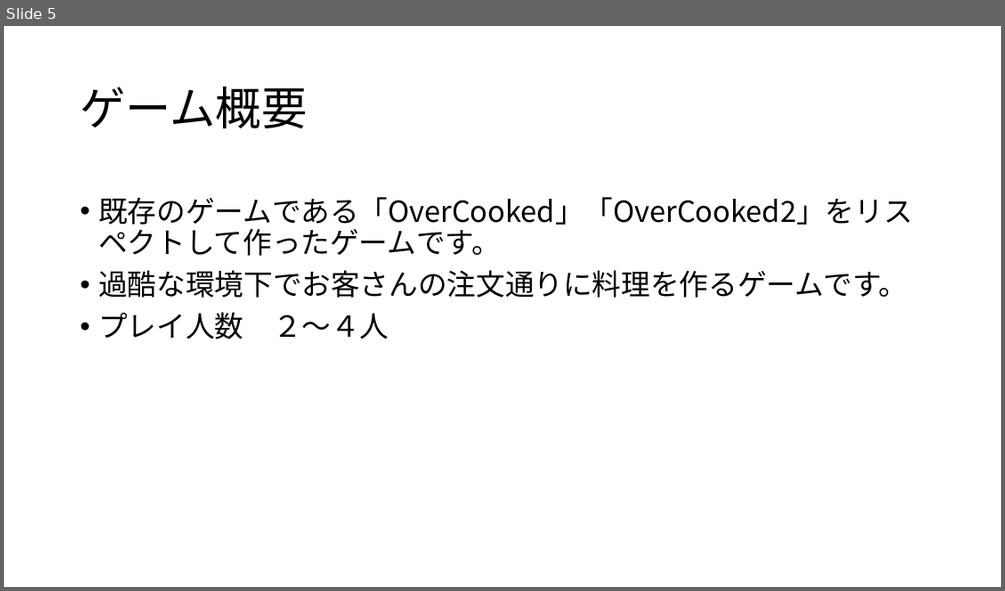
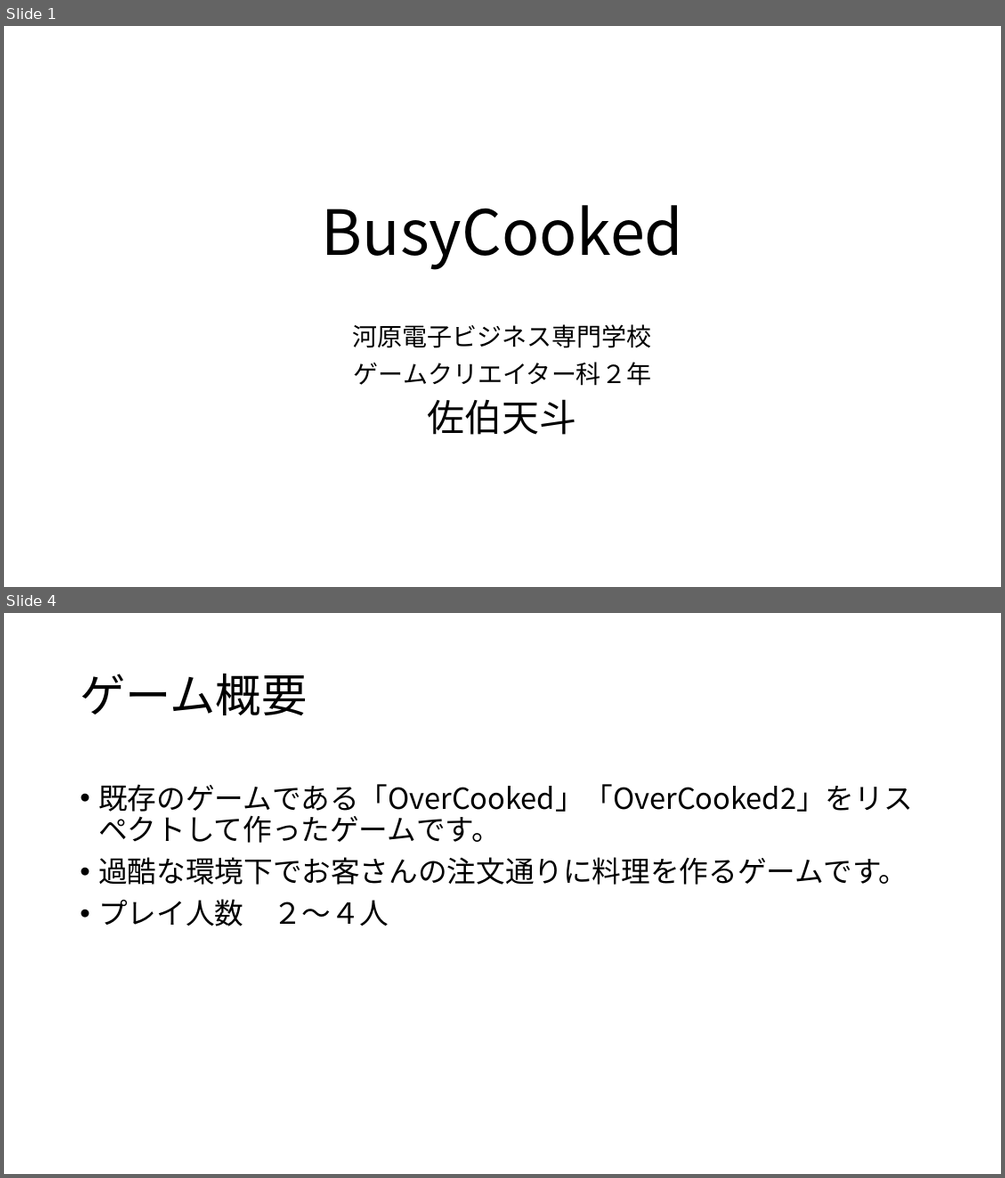
Before and after one commit to kyotento/KyotEngine, a slide deck: ポートフォリオ(仮).pptx. Shown one above the other, each under a label of ours: slide 5 before the commit, slides 1 and 4 after it; the slides between them are not shown. The pictures are 1005x591 and 1005x1178 pixels, drawn with LibreOffice and Linux fonts; fonts in the diff are those of the drawing. Boxes give left, top, right and bottom in pixels: in the first picture for what was removed or moved away, otherwise in the second. Text is boxed around its words. In the diff, an @@ line names an element or a change of style, - is before the commit and + after.

```diff
--- a/ポートフォリオ(仮).pptx
+++ b/ポートフォリオ(仮).pptx
@@ slide 1 added at [4,26,1001,587], background #FFFFFF @@
@@ title added at [322,205,684,270], 60 pt, text #000000 @@
+BusyCooked
@@ subtitle added at [353,324,652,435], 24 pt, text #000000 @@
+河原電子ビジネス専門学校
+ゲームクリエイター科２年
+佐伯天斗
@@ what was slide 5 is now slide 4 @@
```
Also in this commit, not shown: 3 slides changed, 3 other slides added, 3 slides removed, 4 other files.
